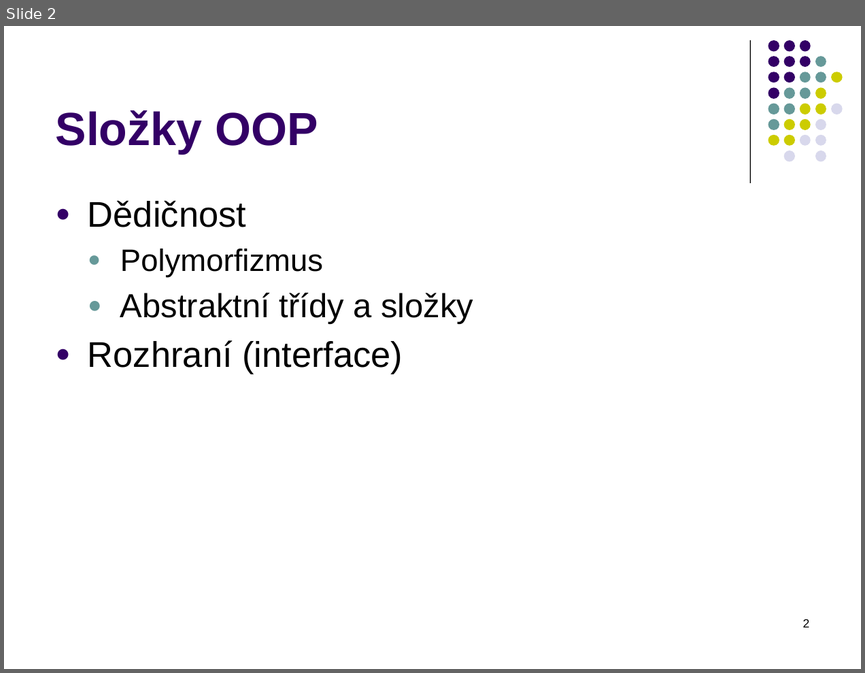
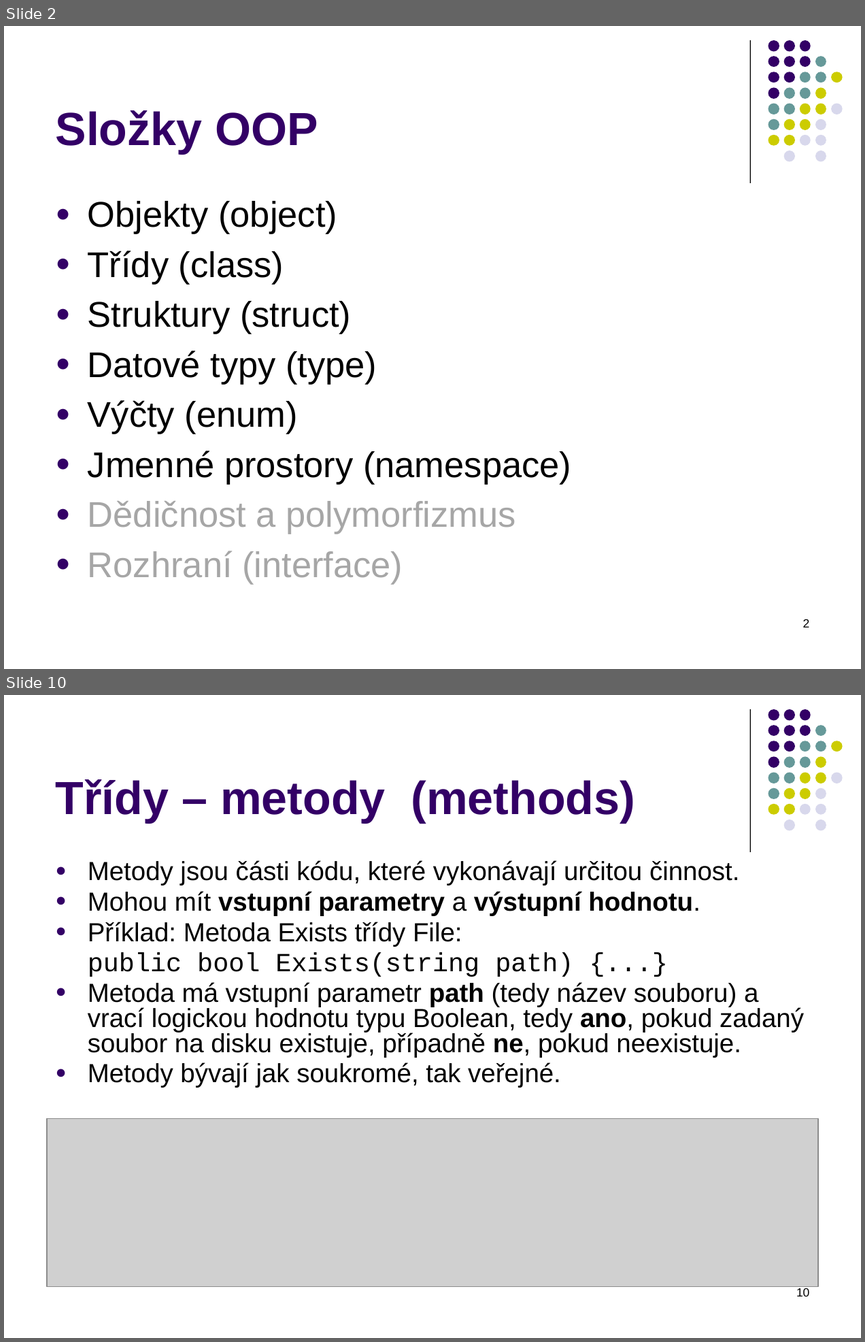
Before and after one commit to PetrVobornik/prednasky, a slide deck: Xamarin.Forms/01-OOP-a-NET/OOP-1-tridy.ppsx. Shown one above the other, each under a label of ours: slide 2 before the commit, slides 2 and 10 after it; the slides between them are not shown. The pictures are 865x673 and 865x1342 pixels, drawn with LibreOffice and Linux fonts; fonts in the diff are those of the drawing; grey boxes stand for pictures. Boxes give left, top, right and bottom in pixels: in the first picture for what was removed or moved away, otherwise in the second. Text is boxed around its words. In the diff, an @@ line names an element or a change of style, - is before the commit and + after.

```diff
--- a/Xamarin.Forms/01-OOP-a-NET/OOP-1-tridy.ppsx
+++ b/Xamarin.Forms/01-OOP-a-NET/OOP-1-tridy.ppsx
@@ slide 10 added at box(4, 695, 861, 1338), background #FFFFFF; not listed: 32 template elements that a slide beside it also shows @@
@@ title added at box(56, 779, 635, 823), 39 pt, text #330066, bold @@
+Třídy – metody (methods)
@@ text added at box(88, 860, 804, 1087), 22 pt, text #000000 @@
+● Metody jsou části kódu, které vykonávají určitou činnost.
+● Mohou mít vstupní parametry a výstupní hodnotu.
+● Příklad: Metoda Exists třídy File:
+public bool Exists(string path) {...}
+● Metoda má vstupní parametr path (tedy název souboru) a vrací logickou hodnotu typu Boolean, tedy ano, pokud zadaný soubor na disku existuje, případně ne, pokud neexistuje.
+● Metody bývají jak soukromé, tak veřejné.
@@ picture added at box(47, 1118, 818, 1286) @@
@@ page number added at box(796, 1287, 809, 1296), 10 pt, text #000000 @@
+10
@@ slide 2 changed as well @@
@@ text at box(88, 201, 571, 534): text changed; size 28 to 30 pt @@
-● Dědičnost
-  ● Polymorfizmus
-  ● Abstraktní třídy a složky
+● Objekty (object)
+● Třídy (class)
+● Struktury (struct)
+● Datové typy (type)
+● Výčty (enum)
+● Jmenné prostory (namespace)
+● Dědičnost a polymorfizmus
@@ text at box(88, 550, 402, 584): text colour #000000 to #A6A6A6 in "Rozhraní (interface)" @@
```
Also in this commit, not shown: 4 other slides changed, 21 other slides added, 8 slides removed, 1 other file.
